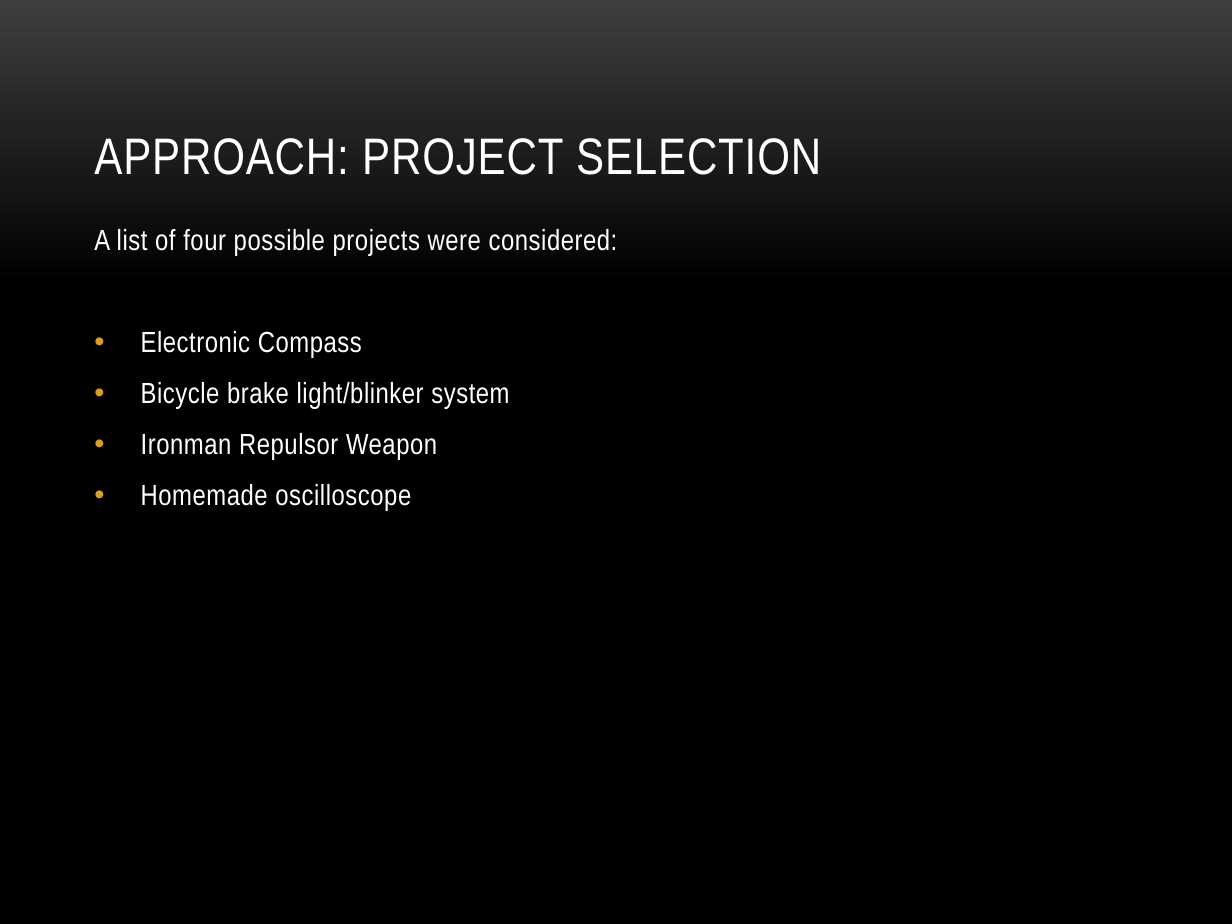
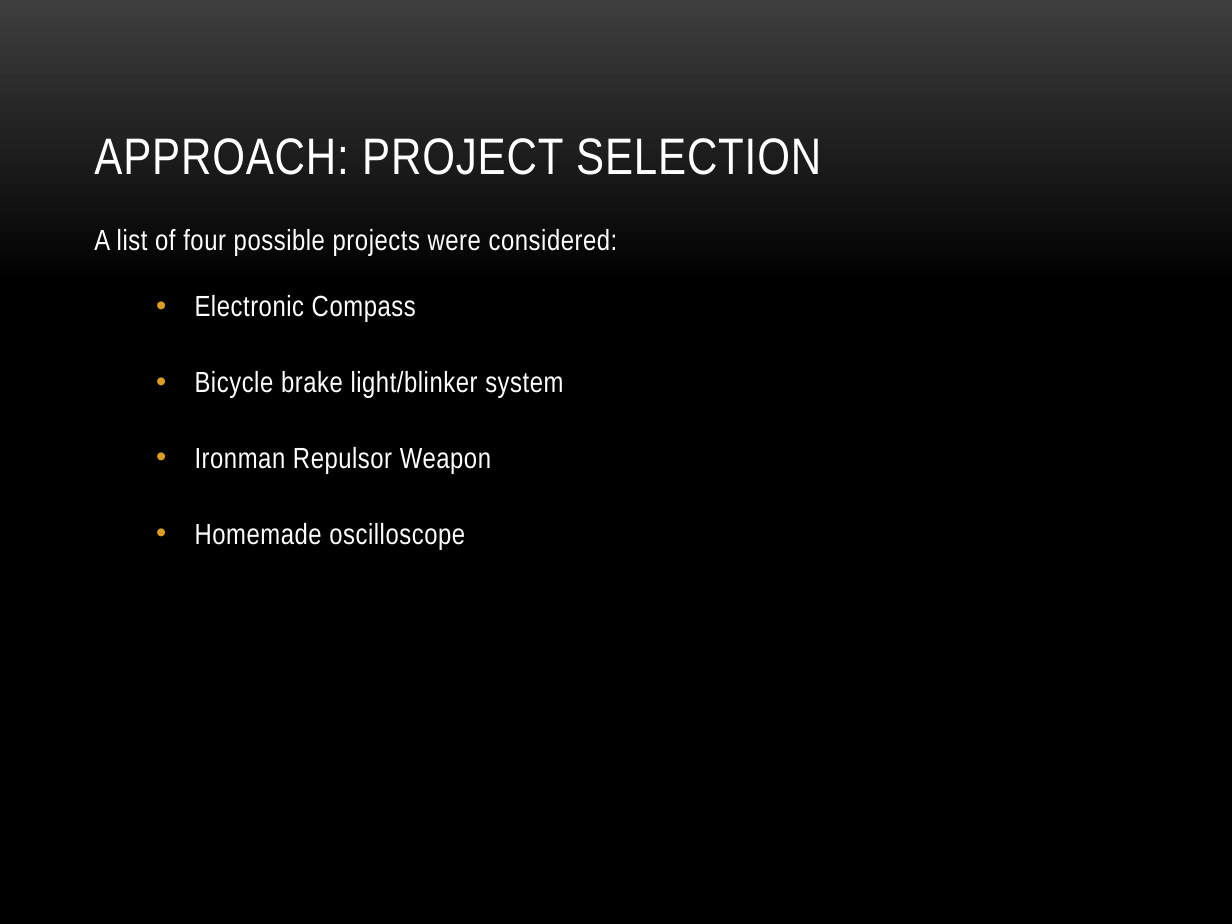
Before and after one commit to dosferatu/electronic-compass, a slide deck: slide 8 of Documentation/Project Documentation/Project Presentation.pptx. Drawn at 1232x924 pixels with LibreOffice and Linux fonts; fonts in the diff are those of the drawing; background and template pictures are left out. Boxes give left, top, right and bottom in pixels: in the first picture for what was removed or moved away, otherwise in the second. Text is boxed around its words. In the diff, an @@ line names an element or a change of style, - is before the commit and + after.

Commit message:
Updated Design model and PPT

```diff
--- a/Documentation/Project Documentation/Project Presentation.pptx
+++ b/Documentation/Project Documentation/Project Presentation.pptx
@@ text at <box>195,295,563,550</box>: list level 1 to 2 in "Electronic Compass"; list level 1 to 2 in "Bicycle brake light/blinker system"; list level 1 to 2 in "Ironman Repulsor Weapon"; list level 1 to 2 in "Homemade oscilloscope" @@
```
Also in this commit, not shown: 12 other slides changed, 3 slides added, 3 other files.
